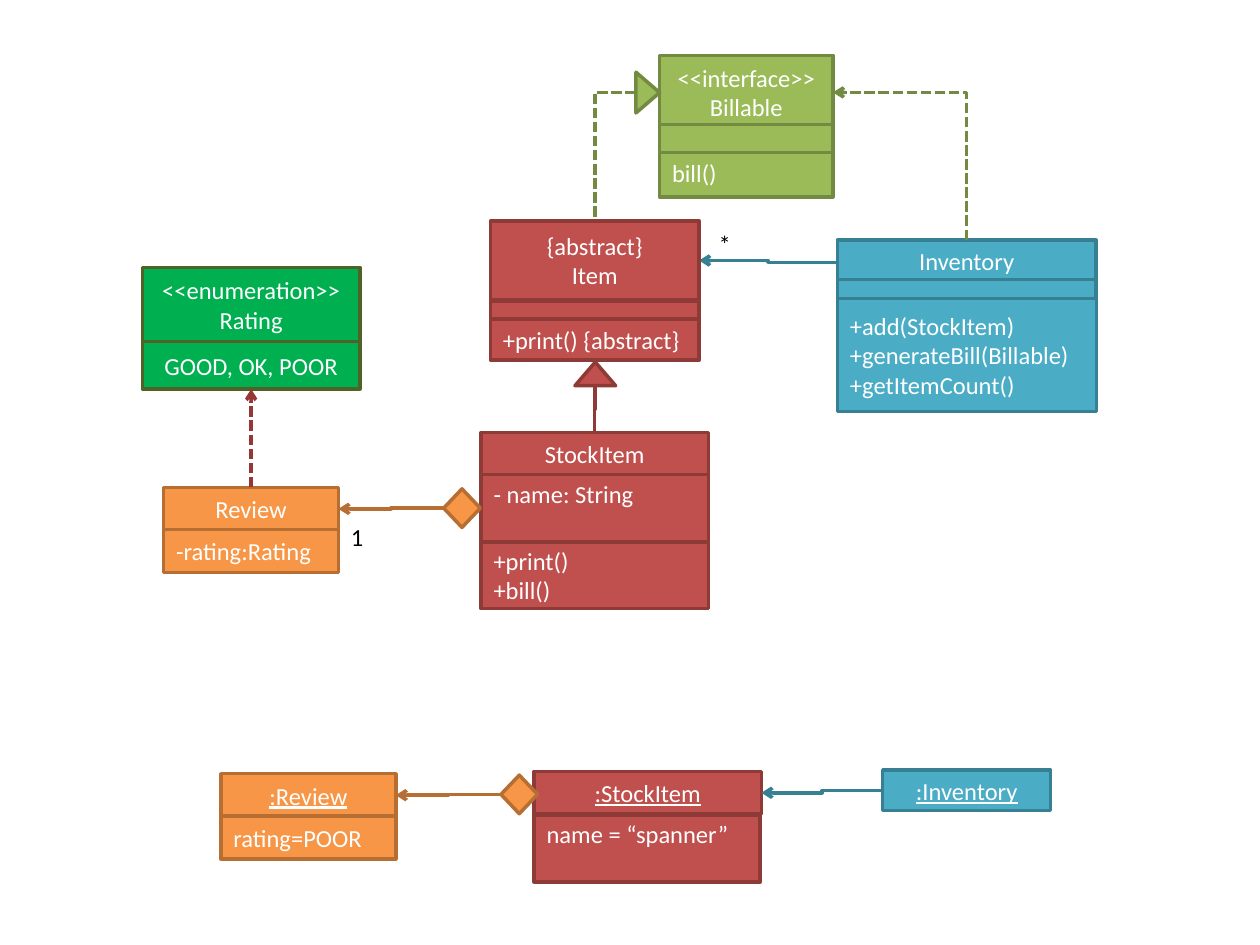
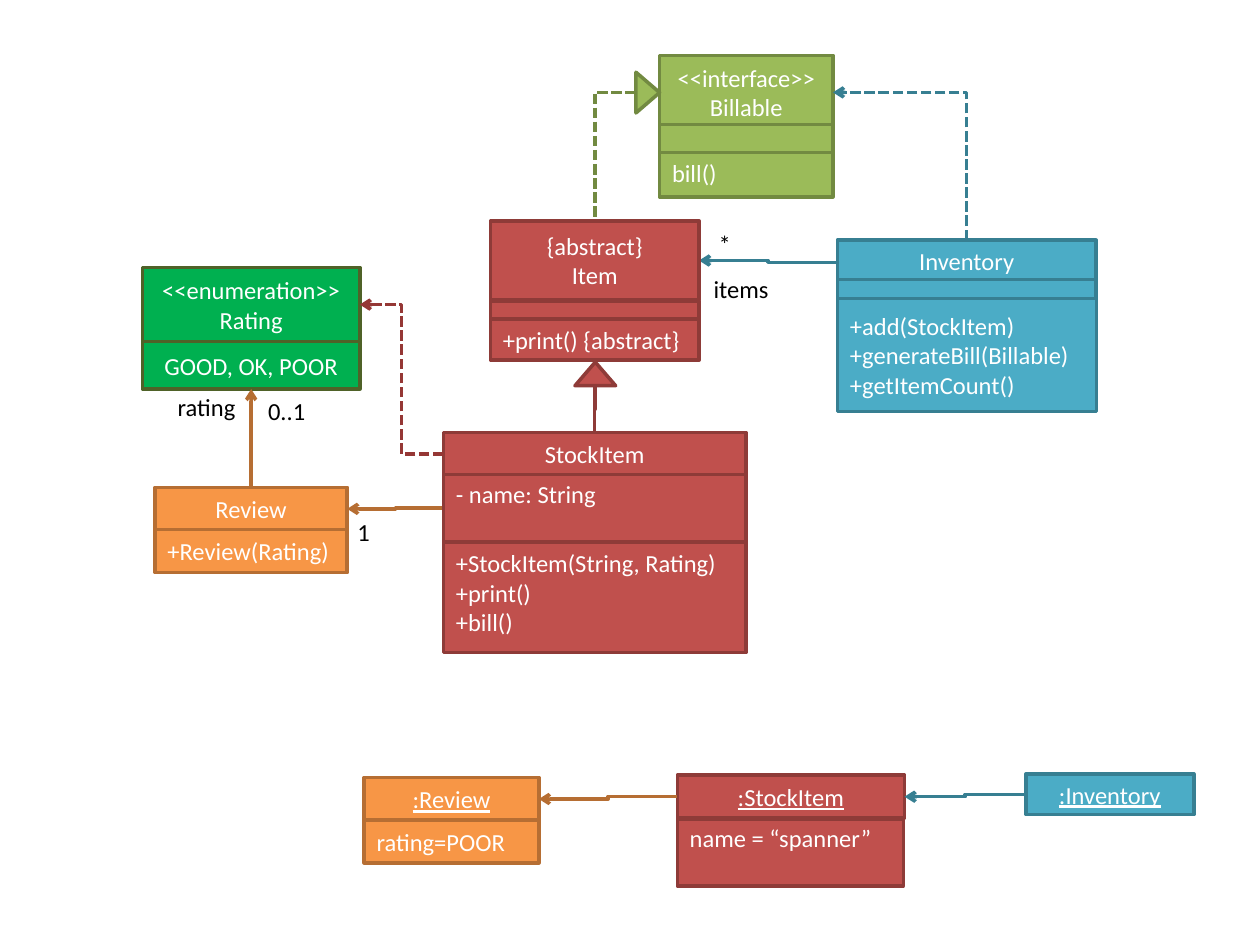
Before and after one commit to se-edu/se-book, a slide deck: slide 1 of diagrams/modelling/modellingStructures/classDiagramsIntermediate/a-classDiagramForItemEtc.pptx. Drawn at 1260x945 pixels with LibreOffice and Linux fonts; fonts in the diff are those of the drawing. Boxes give left, top, right and bottom in pixels: in the first picture for what was removed or moved away, otherwise in the second. Text is boxed around its words. In the diff, an @@ line names an element or a change of style, - is before the commit and + after.

```diff
--- a/diagrams/modelling/modellingStructures/classDiagramsIntermediate/a-classDiagramForItemEtc.pptx
+++ b/diagrams/modelling/modellingStructures/classDiagramsIntermediate/a-classDiagramForItemEtc.pptx
@@ elbow arrow (966, 241) - (833, 92): stroke #738A42 2 pt dashed to #377F92 2 pt dashed @@
@@ text added at box(714, 281, 769, 299), 14 pt, text #000000 @@
+items
@@ elbow arrow added from (444, 454) to (360, 305), #953735 2 pt dashed @@
@@ elbow arrow (251, 488) - (251, 389): stroke #953735 2 pt dashed to #B76F34 2 pt @@
@@ text added at box(178, 399, 236, 421), 14 pt, text #000000 @@
+rating
@@ text added at box(268, 404, 305, 420), 14 pt, text #000000 @@
+0..1
@@ rectangle "StockItem": place and size @@
-rectangle "StockItem" at box(481, 432, 708, 475)
+rectangle "StockItem" at box(444, 432, 746, 475)
@@ rectangle "- name: String": place and size @@
-rectangle "- name: String" at box(481, 475, 708, 542)
+rectangle "- name: String" at box(444, 475, 746, 542)
@@ rectangle "Review": place and size @@
-rectangle "Review" at box(164, 488, 339, 530)
+rectangle "Review" at box(155, 488, 348, 530)
@@ elbow arrow moved from (444, 508) - (339, 509) to (444, 508) - (348, 509) @@
@@ diamond removed at box(444, 489, 480, 528) @@
@@ rectangle "+Review(Rating)": place and size @@
-rectangle "+Review(Rating)" at box(164, 529, 339, 572)
+rectangle "+Review(Rating)" at box(155, 529, 348, 572)
@@ text "1": place and size @@
-text "1" at box(351, 530, 363, 546)
+text "1" at box(357, 525, 369, 541)
@@ text in rectangle at box(167, 542, 328, 564): text changed @@
--rating:Rating
++Review(Rating)
@@ rectangle "+StockItem(String, Rating)": place and size @@
-rectangle "+StockItem(String, Rating)" at box(481, 542, 708, 609)
+rectangle "+StockItem(String, Rating)" at box(444, 542, 746, 653)
@@ rectangle "+StockItem(String, Rating)" at box(444, 542, 746, 653): vertical alignment middle to top @@
@@ text in rectangle at box(456, 554, 715, 576): paragraph added @@
++StockItem(String, Rating)
@@ diamond removed at box(501, 775, 538, 814) @@
@@ elbow arrow moved from (501, 794) - (396, 795) to (678, 796) - (539, 799) @@
@@ 5 rectangles, 1 elbow arrow: place and size @@
-5 rectangles, 1 elbow arrow at box(220, 770, 1051, 882)
+5 rectangles, 1 elbow arrow at box(364, 774, 1193, 886)
```
Also in this commit, not shown: 1 other file.
